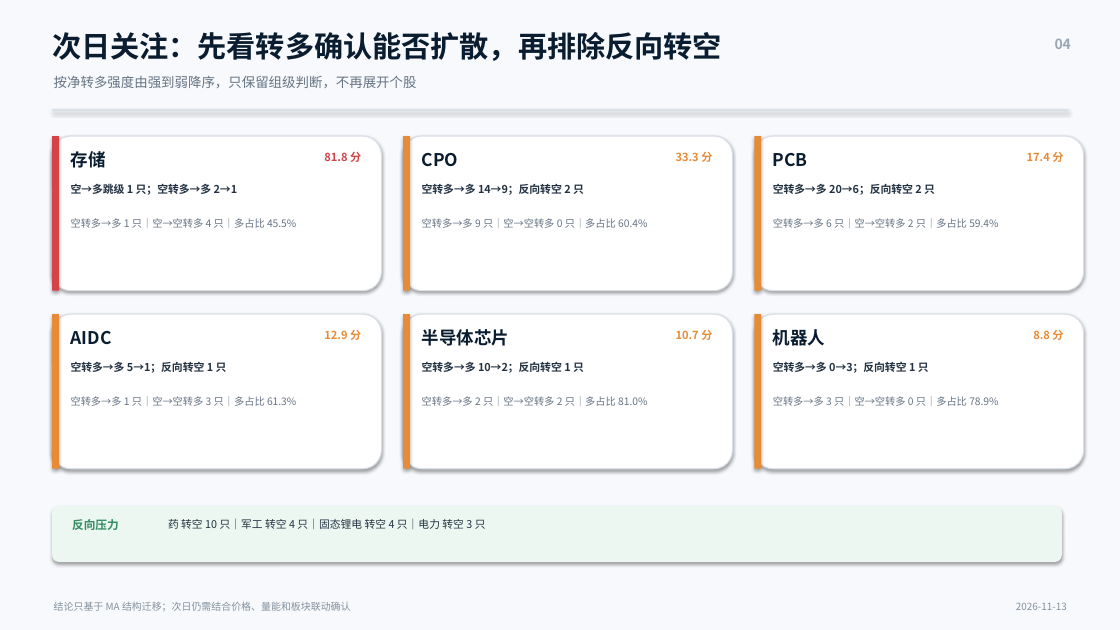
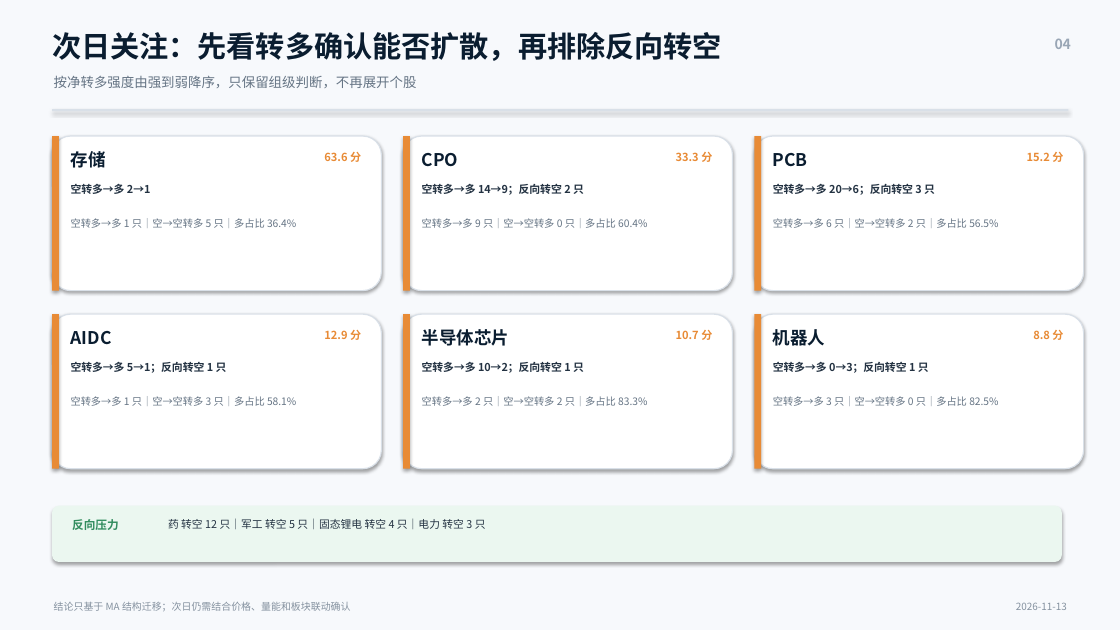
Before and after one commit to nancybhc/a-share-blast-lab, a slide deck: slide 4 of assets/多空阶段简报_2026-11-13.pptx. Drawn at 1120x630 pixels with LibreOffice and Linux fonts; fonts in the diff are those of the drawing. Boxes give left, top, right and bottom in pixels: in the first picture for what was removed or moved away, otherwise in the second. Text is boxed around its words. In the diff, an @@ line names an element or a change of style, - is before the commit and + after.

```diff
--- a/assets/多空阶段简报_2026-11-13.pptx
+++ b/assets/多空阶段简报_2026-11-13.pptx
@@ rectangle at box(52, 136, 59, 291): fill #D34347 to #E88B36 @@
@@ text at box(324, 152, 361, 162): text changed; text colour #D34347 to #E88B36 @@
-81.8 分
+63.6 分
@@ text at box(1027, 152, 1063, 162): text changed @@
-17.4 分
+15.2 分
@@ text at box(71, 184, 151, 194): text changed @@
-空→多跳级 1 只；空转多→多 2→1
+空转多→多 2→1
@@ text at box(71, 218, 296, 228): text changed @@
-空转多→多 1 只｜空→空转多 4 只｜多占比 45.5%
+空转多→多 1 只｜空→空转多 5 只｜多占比 36.4%
@@ text at box(773, 218, 998, 228): text changed @@
-空转多→多 6 只｜空→空转多 2 只｜多占比 59.4%
+空转多→多 6 只｜空→空转多 2 只｜多占比 56.5%
@@ text at box(71, 396, 296, 406): text changed @@
-空转多→多 1 只｜空→空转多 3 只｜多占比 61.3%
+空转多→多 1 只｜空→空转多 3 只｜多占比 58.1%
@@ text at box(422, 396, 647, 406): text changed @@
-空转多→多 2 只｜空→空转多 2 只｜多占比 81.0%
+空转多→多 2 只｜空→空转多 2 只｜多占比 83.3%
@@ text at box(773, 396, 998, 406): text changed @@
-空转多→多 3 只｜空→空转多 0 只｜多占比 78.9%
+空转多→多 3 只｜空→空转多 0 只｜多占比 82.5%
@@ text at box(168, 518, 486, 529): text changed @@
-药 转空 10 只｜军工 转空 4 只｜固态锂电 转空 4 只｜电力 转空 3 只
+药 转空 12 只｜军工 转空 5 只｜固态锂电 转空 4 只｜电力 转空 3 只
```
Also in this commit, not shown: 3 other slides changed, 13 other files.
